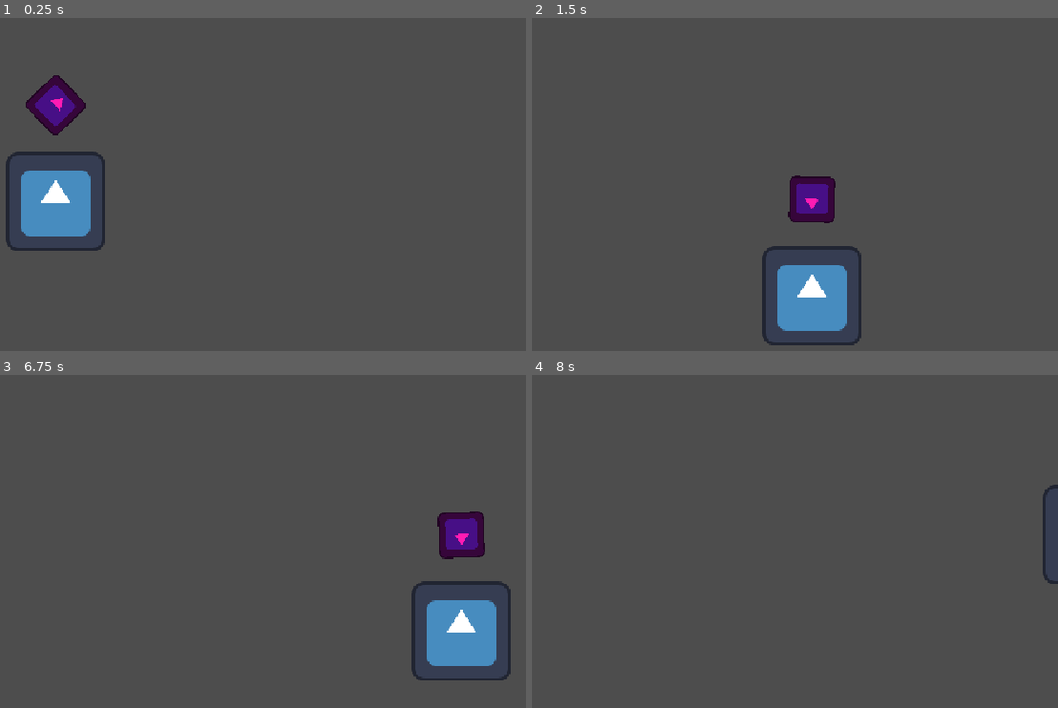
Above: before the commit, frames 1-4 (two rows, left to right).
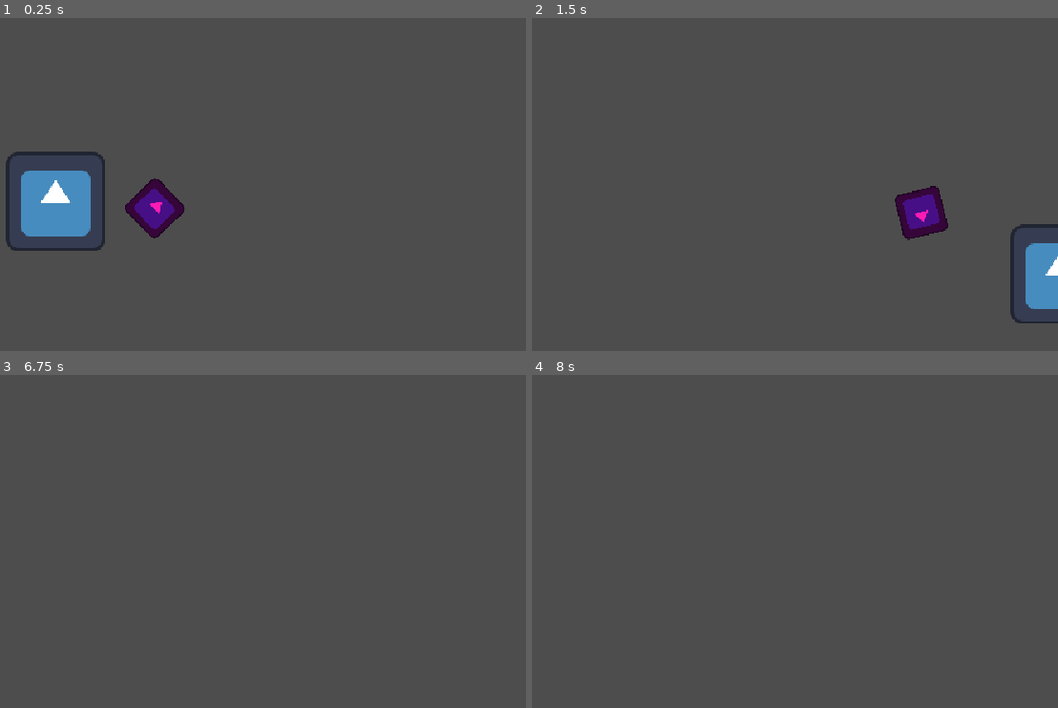
Above: after the commit, the same moments.

Repository: Juawo/hammer-game
Game: Godot game, scene res://scenes/level.tscn
Same seed, same stepped clock (60 frames per second), same inputs: the game is played once before the commit and once after it. The engine's default icon, where the game draws it, is replaced by a stand-in: a white triangle on a blue panel in a dark square.
Inputs (mouse positions are in pixels of both pictures, inside the frame that each line leads up to):
- Up to frame 1 (0.25 s): no input
- Up to frame 2 (1.5 s): move the mouse to (842, 161) at 0.52 s; press the mouse at (842, 161) at 0.53 s; hold D (right) from 0.53 s (still down); tap W (jump) at 0.77 s; move the mouse to (outside the picture) at 1.27 s; release the mouse at (outside the picture) at 1.28 s; click (outside the picture) at 1.35 s
- Up to frame 3 (6.75 s): tap W (jump) at 1.52, 3.02, 3.77, 4.52, 6.02 s; move the mouse to (220, 444) at 2.02 s; release D (right) at 2.03 s; press the mouse at (220, 444) at 2.03 s; hold A (left) 2.03-2.78 s; tap Enter at 2.75, 4.25, 5.75 s; move the mouse to (105, 628) at 2.77 s; release the mouse at (105, 628) at 2.78 s; hold D (right) 2.78-4.28 s; click (105, 628) at 2.85 s; tap Space at 3.5, 5, 6.5 s; move the mouse to (373, 604) at 3.52 s; press the mouse at (373, 604) at 3.53 s; move the mouse to (outside the picture) at 4.27 s; release the mouse at (outside the picture) at 4.28 s; hold A (left) 4.28-5.03 s; click (outside the picture) at 4.35 s; move the mouse to (184, 541) at 5.02 s; press the mouse at (184, 541) at 5.03 s; hold D (right) 5.03-5.78 s; move the mouse to (31, 434) at 5.77 s; release the mouse at (31, 434) at 5.78 s; hold A (left) from 5.78 s (still down); click (31, 434) at 5.85 s; move the mouse to (310, 518) at 6.52 s; press the mouse at (310, 518) at 6.53 s
- Up to frame 4 (8 s): tap W (jump) at 6.77, 7.52 s; move the mouse to (outside the picture) at 7.27 s; release A (left) at 7.28 s; release the mouse at (outside the picture) at 7.28 s; hold D (right) from 7.28 s (still down); click (outside the picture) at 7.35 s

The runs differ from the first frame. In frame 1, 2.4% of the frame differs, in the area x 4-36%, y 17-67%; in frame 2, 7.2%, in the area x 43-100%, y 47-99%; in frame 3, 4.4%; in frame 4, 0.2%.
Error after the commit: Trying to assign value of type 'Node2D' to a variable of type 'CharacterBody2D'. (res://scripts/Hammer/hammer_pivot.gd:23)

Commit message:
Enhance hammer mechanics with charging and orbit adjustments; add progress bar and raycasting for collision detection

Diff:
--- a/scenes/Hammer/hammer_pivot.tscn
+++ b/scenes/Hammer/hammer_pivot.tscn
@@ -12,17 +12,24 @@
 
 [node name="sprite" type="Sprite2D" parent="." unique_id=1988051966]
 self_modulate = Color(1, 0.105882354, 0.7019608, 1)
+position = Vector2(400, 0)
 texture = ExtResource("2_cbcvn")
 
 [node name="hammer_area" type="Area2D" parent="." unique_id=1895019698]
+position = Vector2(400, 0)
+collision_layer = 0
+collision_mask = 3
 
 [node name="CollisionShape2D" type="CollisionShape2D" parent="hammer_area" unique_id=1594846390]
 position = Vector2(-0.75, -0.5)
 shape = SubResource("RectangleShape2D_04dxk")
 
 [node name="progress_bar" type="TextureProgressBar" parent="." unique_id=1162279908]
-offset_top = -103.33333
-offset_right = 4.0
-offset_bottom = -76.33333
+offset_left = 400.0
+offset_top = -103.333
+offset_right = 404.0
+offset_bottom = -76.333
 value = 100.0
 rounded = true
+
+[node name="RayCast2D" type="RayCast2D" parent="." unique_id=1413554373]
--- a/scripts/Hammer/hammer_pivot.gd
+++ b/scripts/Hammer/hammer_pivot.gd
@@ -1,43 +1,99 @@
 extends Node2D
 
-const MAX_CHARGE_TIME = 1.0
+const MAX_CHARGE_TIME = 2.0
+const MIN_CHARGE_TIME = 0.1
 const MAX_KNOCKBACK_FORCE = 300.0
 
+const ORBIT_SPEED = 15.0
+const MAX_ORBIT_DISTANCE = 400.0 #position.x do hammer_area
+
+var orbit_speed_modifier = 1
 var current_charge := 0.0
 var is_charging := false
 
 @onready var sprite: Sprite2D = $sprite
 @onready var hammer_area: Area2D = $hammer_area
 @onready var progress_bar : TextureProgressBar = $progress_bar
+@onready var ray_cast_2d: RayCast2D = $RayCast2D
+
 var player : CharacterBody2D
 
 # Called when the node enters the scene tree for the first time.
 func _ready() -> void:
-	player = get_parent()
+	player = get_parent().get_parent()
 
 # Called every frame. 'delta' is the elapsed time since the previous frame.
 func _process(delta: float) -> void:
 	var mouse_pos := get_global_mouse_position()
 	var target_angle := global_position.direction_to(mouse_pos).angle()
-	rotation = lerp_angle(rotation, target_angle, 15.0 * delta)
+	rotation = lerp_angle(rotation, target_angle, (ORBIT_SPEED * orbit_speed_modifier) * delta)
 
-	if Input.is_action_just_pressed("charge_hammer") :
+	ray_cast_2d.target_position = Vector2.RIGHT * MAX_ORBIT_DISTANCE
+	ray_cast_2d.force_raycast_update()
+
+	if ray_cast_2d.is_colliding():
+		var distance_to_wall := to_local(ray_cast_2d.get_collision_point()).length()
+
+		# Substitua "20.0" pela metade do tamanho exato do seu sprite do martelo.
+		# A função max() garante que, no pior cenário, a distância zere em vez de ficar negativa.
+		var clamped_distance = max(0.0, distance_to_wall - 64)
+
+		sprite.position.x = clamped_distance
+		hammer_area.position.x = clamped_distance
+		progress_bar.position.x = clamped_distance
+	else:
+		# Caminho livre, mantém o martelo na distância original
+		sprite.position.x = MAX_ORBIT_DISTANCE
+		hammer_area.position.x = MAX_ORBIT_DISTANCE
+		progress_bar.position.x = MAX_ORBIT_DISTANCE
+
+
+	if Input.is_action_pressed("charge_hammer") :
 		if not is_charging :
 			is_charging = true
+			orbit_speed_modifier = 0.3
 			player.set_hammer_charging(is_charging)
 			# add camera juice here
 
 		current_charge = min(current_charge + delta, MAX_CHARGE_TIME)
+		update_visuals()
 
 	if Input.is_action_just_released("charge_hammer"):
 		is_charging = false
+		orbit_speed_modifier = 1
 		player.set_hammer_charging(is_charging)
 		# add camera juice here
+
+		execute_strike()
 
 		current_charge = 0.0
 		update_visuals()
 
 
+func execute_strike() -> void :
+	var charge_ratio = current_charge / MAX_CHARGE_TIME
+	print(charge_ratio)
+	if charge_ratio < MIN_CHARGE_TIME: return
+	var hit_something := false
+	var bodies := hammer_area.get_overlapping_bodies()
+
+	for body in bodies :
+		if body != player :
+			hit_something = true
+
+			if body.has_method("take_damage") :
+				var damage := int(ceil(3 * charge_ratio))
+				body.take_damage(damage)
+
+	if hit_something :
+		var strike_direction := Vector2.RIGHT.rotated(rotation)
+		var knockback_direction := -strike_direction
+
+		var applied_force = MAX_KNOCKBACK_FORCE * charge_ratio
+
+		player.apply_knockback(knockback_direction * applied_force)
+		# add juice here
+
 func update_visuals() -> void :
 	var charge_ratio := current_charge / MAX_CHARGE_TIME
 	progress_bar.value = charge_ratio * 100.0
